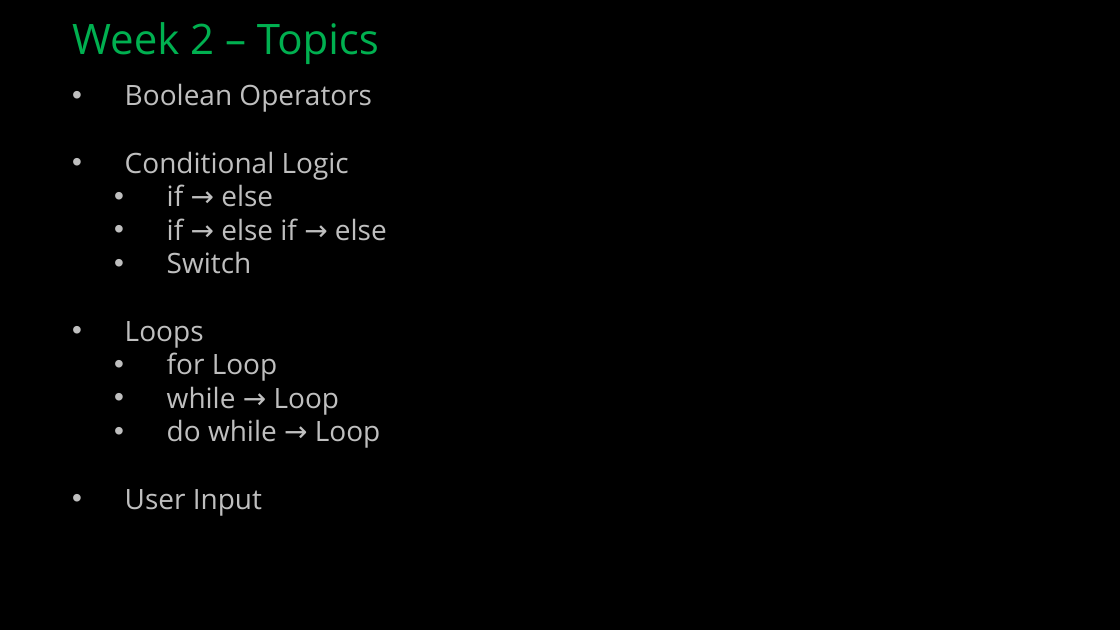
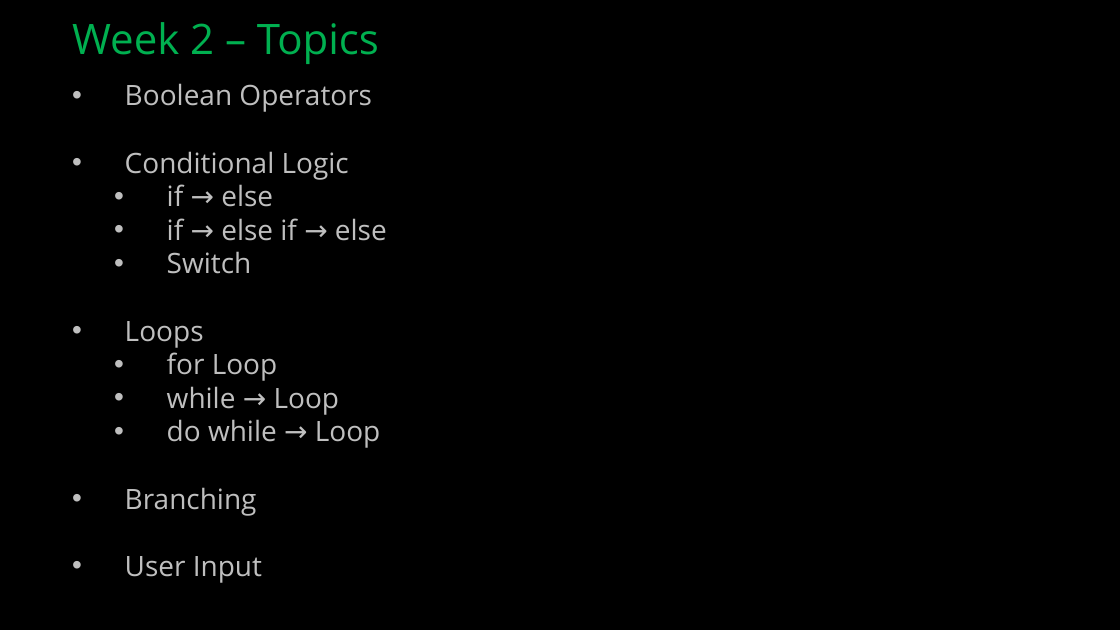
Before and after one commit to ckiefriter1/PT-BESD, a slide deck: slide 1 of Week2/BESD Week 2.pptx. Drawn at 1120x630 pixels with LibreOffice and Linux fonts; fonts in the diff are those of the drawing. Boxes give left, top, right and bottom in pixels: in the first picture for what was removed or moved away, otherwise in the second. Text is boxed around its words. In the diff, an @@ line names an element or a change of style, - is before the commit and + after.

Commit message:
week2

```diff
--- a/Week2/BESD Week 2.pptx
+++ b/Week2/BESD Week 2.pptx
@@ text at bbox=[125, 487, 257, 516]: paragraph added @@
+• Branching
```
